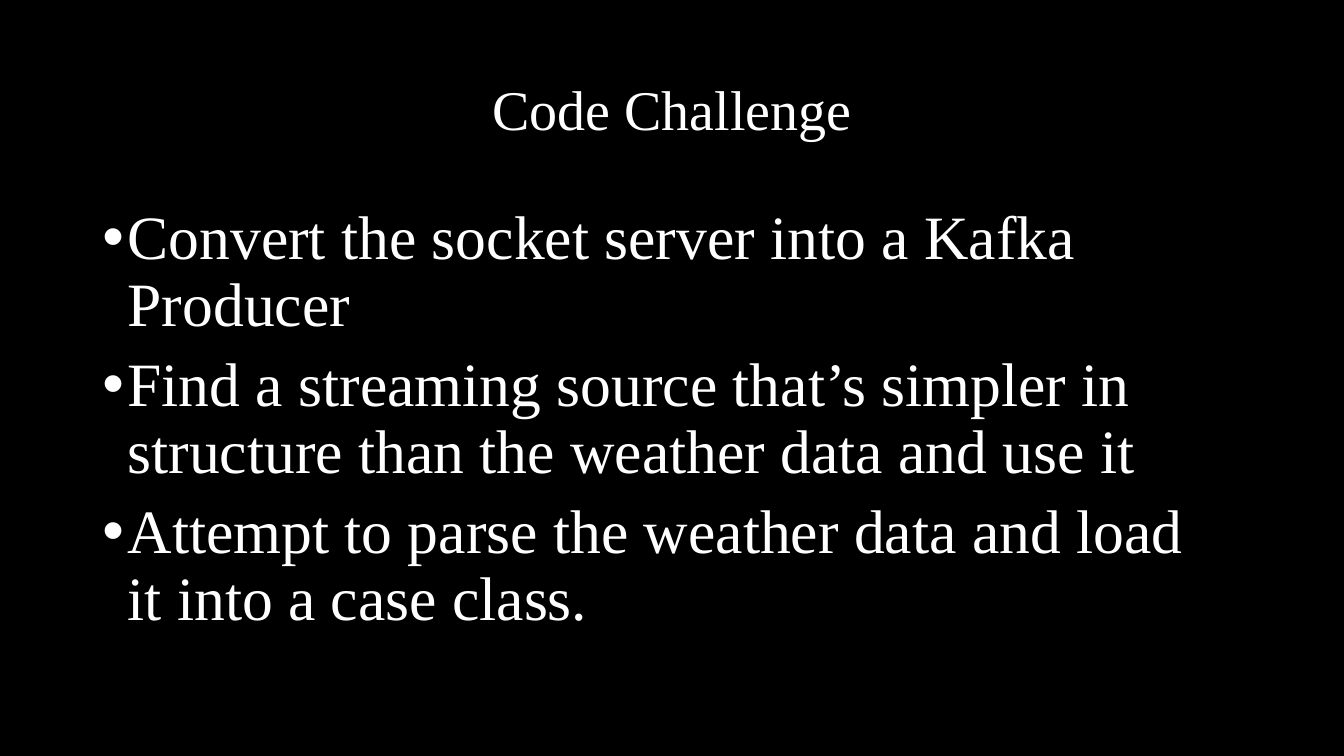
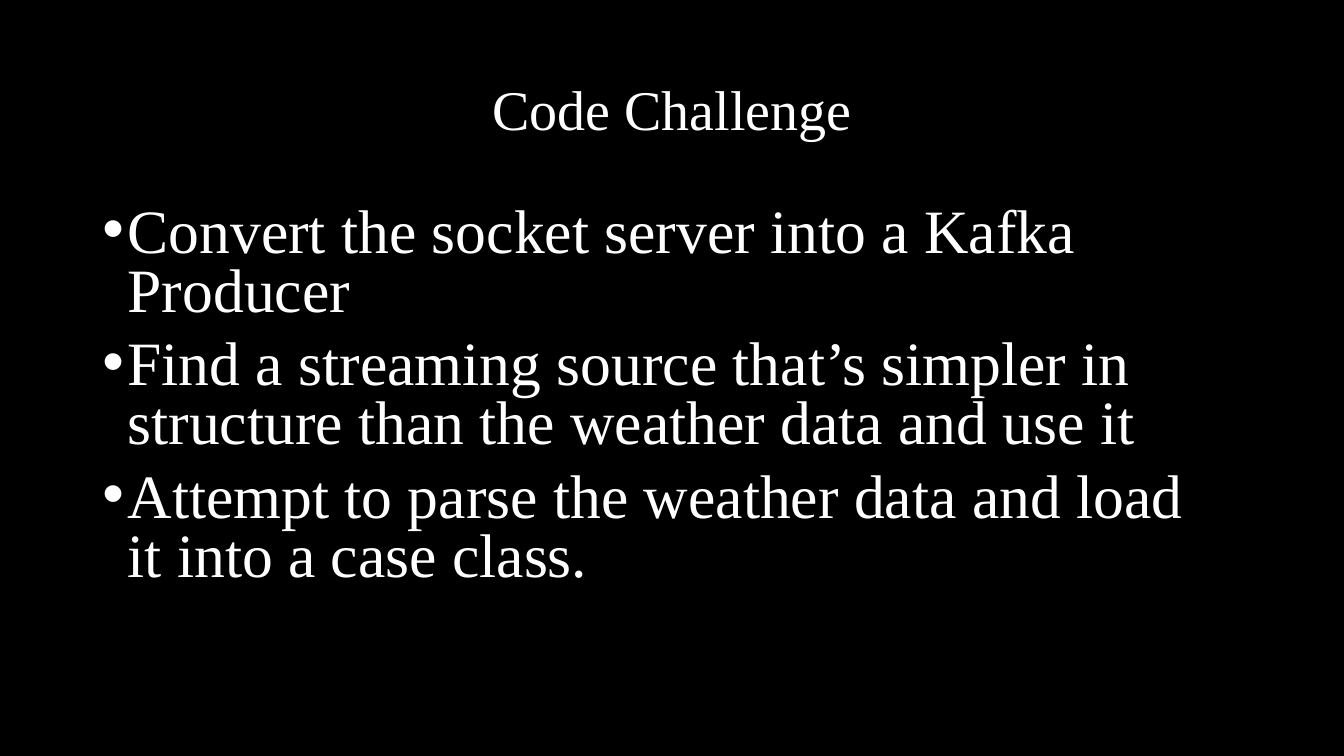
Before and after one commit to MassStreetAnalytics/iot-with-satori, a slide deck: slide 31 of Documents/IoT With Satori.pptx (slide 30 before the commit). Drawn at 1344x756 pixels with LibreOffice and Linux fonts; fonts in the diff are those of the drawing; background and template pictures are left out. Boxes give left, top, right and bottom in pixels: in the first picture for what was removed or moved away, otherwise in the second. Text is boxed around its words. In the diff, an @@ line names an element or a change of style, - is before the commit and + after.

```diff
--- a/Documents/IoT With Satori.pptx
+++ b/Documents/IoT With Satori.pptx
@@ text "Convert the socket server into ..." at <box>128,209,1182,578</box>: line spacing 0.9 to 0.8 @@
```
Also in this commit, not shown: 1 slide added, 1 other file.
